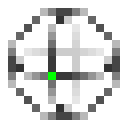
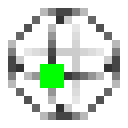
Layered file, before and after one edit (128px x 128px). Changes by layer:
renamed "x_gate.png" to "circuit_blocks_qubit_bloch_y4p8_z0p8.png", painted on it over [40, 64, 64, 88]
